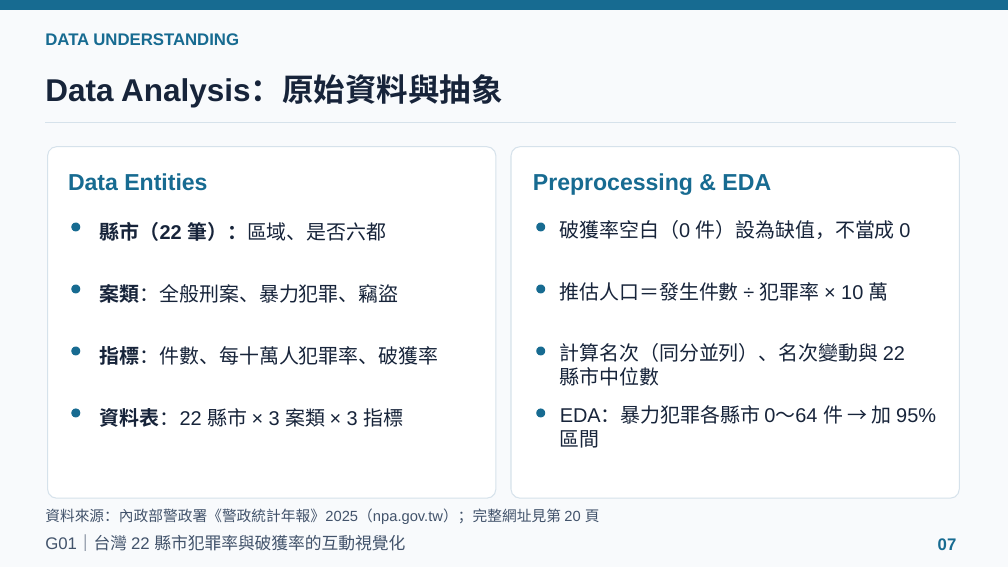
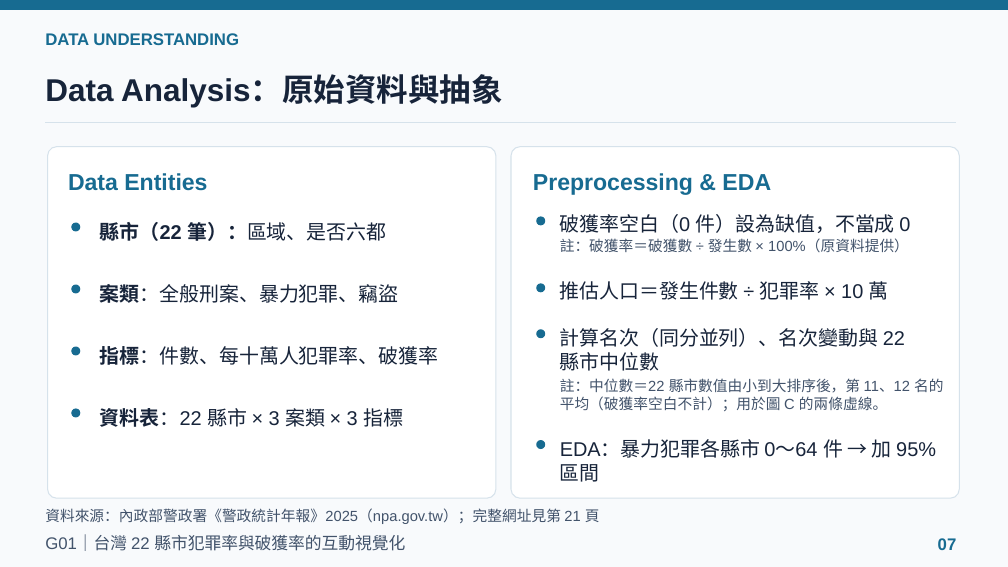
Before and after one commit to powerkaifu/taiwan-crime-rate-vis, a slide deck: slide 7 of docs/VIS_Final_Proposal_G01.pptx. Drawn at 1008x567 pixels with LibreOffice and Linux fonts; fonts in the diff are those of the drawing. Boxes give left, top, right and bottom in pixels: in the first picture for what was removed or moved away, otherwise in the second. Text is boxed around its words. In the diff, an @@ line names an element or a change of style, - is before the commit and + after.

```diff
--- a/docs/VIS_Final_Proposal_G01.pptx
+++ b/docs/VIS_Final_Proposal_G01.pptx
@@ text "破獲率空白（0 件）設為缺值，不當成 0": place and size @@
-text "破獲率空白（0 件）設為缺值，不當成 0" at (560, 220, 910, 239)
+text "破獲率空白（0 件）設為缺值，不當成 0" at (560, 214, 910, 233)
@@ ellipse: place and size @@
-ellipse at (537, 223, 544, 231)
+ellipse at (537, 217, 544, 225)
@@ text added at (560, 238, 909, 253), 14 pt, text #42536B @@
+註：破獲率＝破獲數 ÷ 發生數 × 100%（原資料提供）
@@ text "計算名次（同分並列）、名次變動與 22 縣市中位數": place and size @@
-text "計算名次（同分並列）、名次變動與 22 縣市中位數" at (560, 343, 905, 386)
+text "計算名次（同分並列）、名次變動與 22 縣市中位數" at (560, 328, 905, 371)
@@ ellipse: place and size @@
-ellipse at (537, 347, 544, 355)
+ellipse at (537, 330, 544, 337)
@@ text added at (560, 378, 943, 411), 14 pt, text #42536B @@
+註：中位數＝22 縣市數值由小到大排序後，第 11、12 名的平均（破獲率空白不計）；用於圖 C 的兩條虛線。
@@ ellipse: place and size @@
-ellipse at (537, 409, 544, 417)
+ellipse at (537, 441, 544, 448)
@@ text "EDA：暴力犯罪各縣市 0～64 件 → 加 ...": place and size @@
-text "EDA：暴力犯罪各縣市 0～64 件 → 加 ..." at (560, 405, 936, 448)
+text "EDA：暴力犯罪各縣市 0～64 件 → 加 ..." at (560, 439, 936, 482)
@@ text at (45, 508, 600, 524): text changed @@
-資料來源：內政部警政署《警政統計年報》2025（npa.gov.tw）；完整網址見第 20 頁
+資料來源：內政部警政署《警政統計年報》2025（npa.gov.tw）；完整網址見第 21 頁
```
Also in this commit, not shown: 14 other slides changed, 1 slide added, 13 other files.
